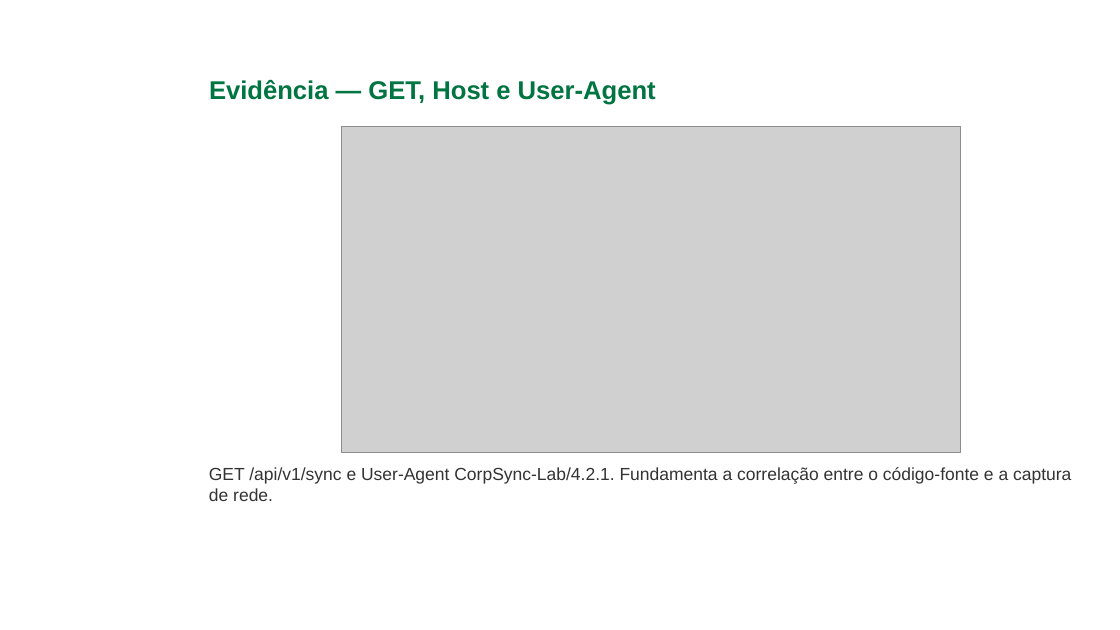
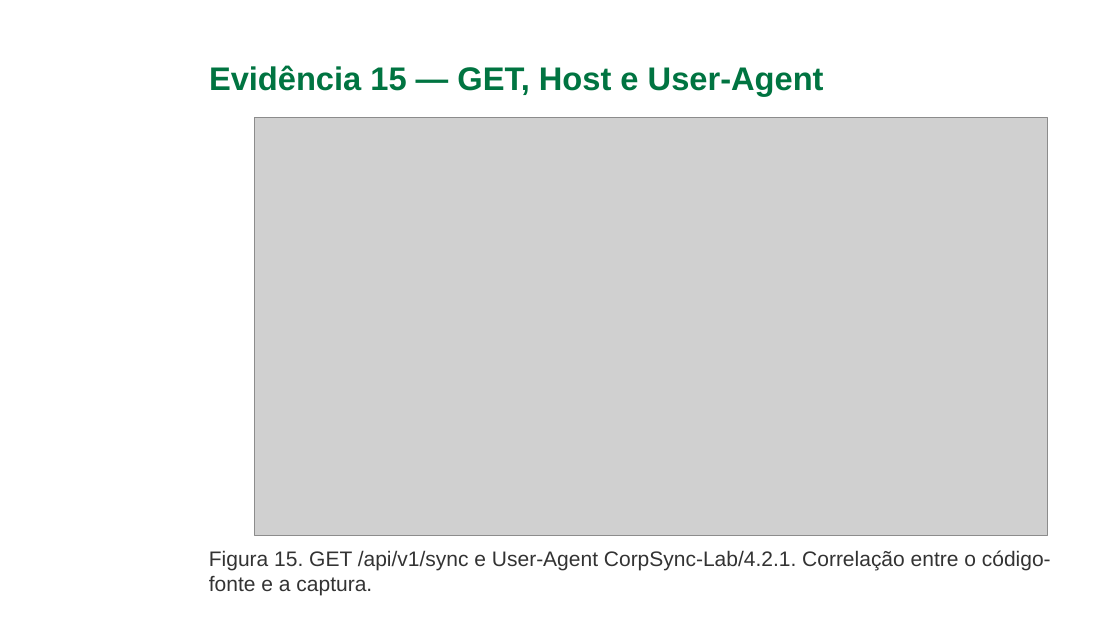
Before and after one commit to gabriellucasalves/Nexus-interprise, a slide deck: slide 31 of docs/caso-techcorp/Nexus_Apresentacao_Caso_TechCorp_Ajustada_Final.pptx (slide 15 before the commit). Drawn at 1120x630 pixels with LibreOffice and Linux fonts; fonts in the diff are those of the drawing; grey boxes stand for pictures; background and template pictures are left out. Boxes give left, top, right and bottom in pixels: in the first picture for what was removed or moved away, otherwise in the second. Text is boxed around its words. In the diff, an @@ line names an element or a change of style, - is before the commit and + after.

```diff
--- a/docs/caso-techcorp/Nexus_Apresentacao_Caso_TechCorp_Ajustada_Final.pptx
+++ b/docs/caso-techcorp/Nexus_Apresentacao_Caso_TechCorp_Ajustada_Final.pptx
@@ title at [209,65,824,96]: text changed; size 22 to 28 pt @@
-Evidência — GET, Host e User-Agent
+Evidência 15 — GET, Host e User-Agent
@@ picture: place and size @@
-picture at [342,127,960,453]
+picture at [255,118,1047,536]
@@ text at [209,550,1051,595]: text changed; size 15 to 18 pt @@
-GET /api/v1/sync e User-Agent CorpSync-Lab/4.2.1. Fundamenta a correlação entre o código-fonte e a captura de rede.
+Figura 15. GET /api/v1/sync e User-Agent CorpSync-Lab/4.2.1. Correlação entre o código-fonte e a captura.
```
Also in this commit, not shown: 27 other slides changed, 13 slides added, 2 slides removed, 1 other file.
